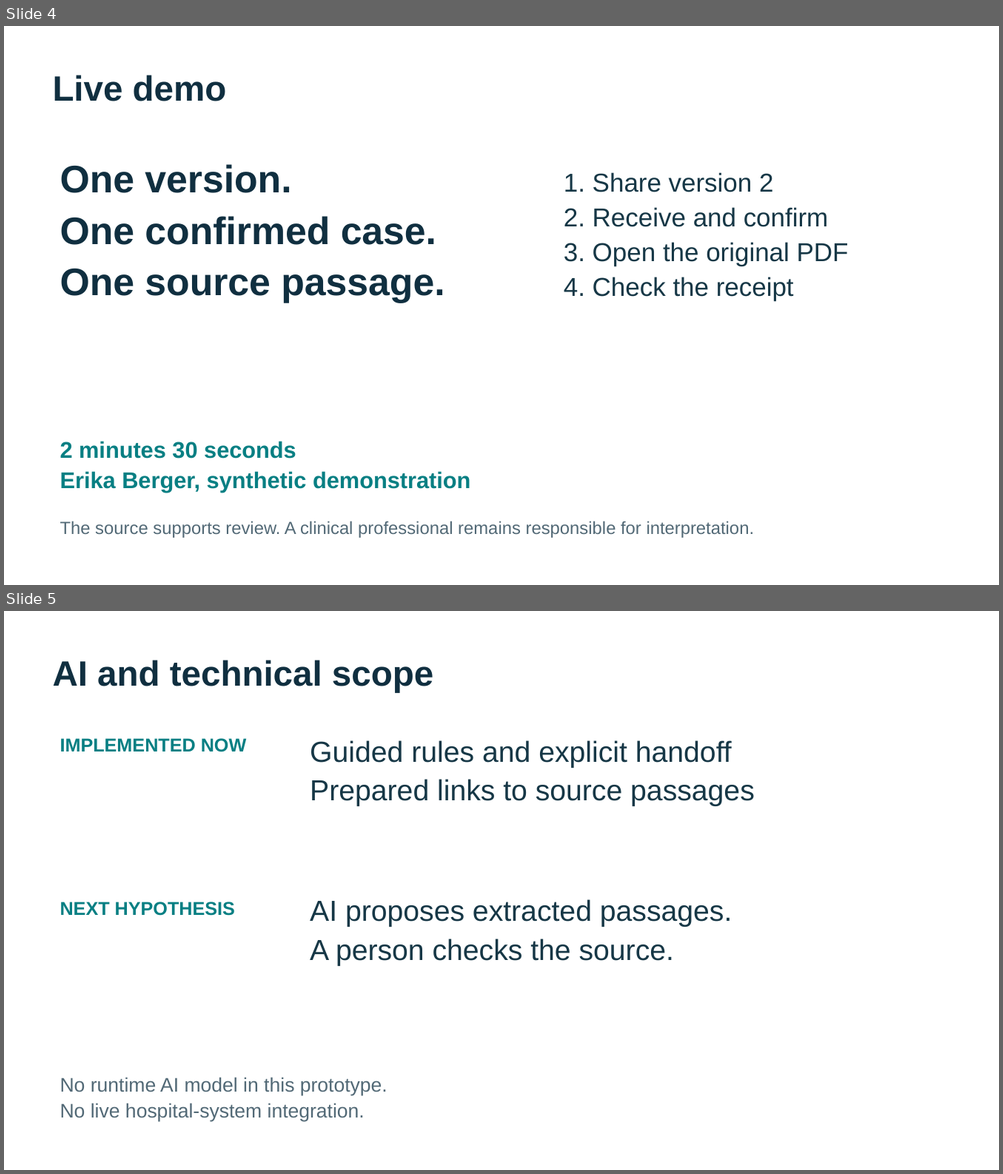
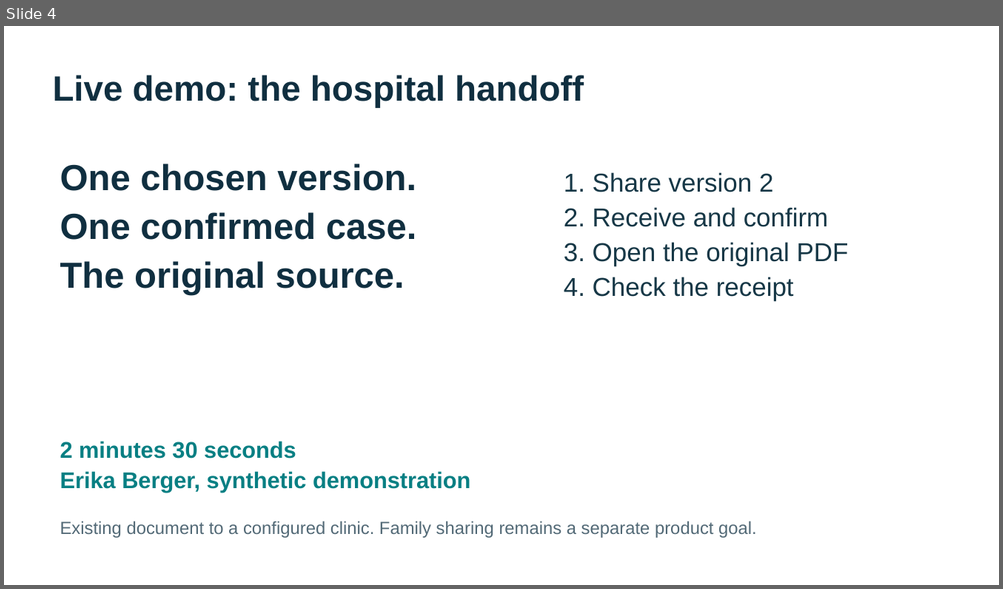
Before and after one commit to DucAnh0075/leuphana_hackathon, a slide deck: docs/pitch/Vorsorge-pitch.pptx. Shown one above the other, each under a label of ours: slides 4 and 5 before the commit, slide 4 after it. The pictures are 1003x1174 and 1003x589 pixels, drawn with LibreOffice and Linux fonts; fonts in the diff are those of the drawing. Boxes give left, top, right and bottom in pixels: in the first picture for what was removed or moved away, otherwise in the second. Text is boxed around its words. In the diff, an @@ line names an element or a change of style, - is before the commit and + after.

```diff
--- a/docs/pitch/Vorsorge-pitch.pptx
+++ b/docs/pitch/Vorsorge-pitch.pptx
@@ slide 5 removed at <box>4,611,999,1170</box>, background #FFFFFF @@
@@ text removed at <box>53,660,433,693</box> @@
-AI and technical scope
@@ text removed at <box>60,738,247,752</box> @@
-IMPLEMENTED NOW
@@ text removed at <box>310,741,754,806</box> @@
-Guided rules and explicit handoff
-Prepared links to source passages
@@ text removed at <box>60,902,235,916</box> @@
-NEXT HYPOTHESIS
@@ text removed at <box>310,900,732,966</box> @@
-AI proposes extracted passages.
-A person checks the source.
@@ text removed at <box>60,1077,387,1122</box> @@
-No runtime AI model in this prototype.
-No live hospital-system integration.
@@ slide 4 changed as well @@
@@ text at <box>53,75,583,108</box>: text changed @@
-Live demo
+Live demo: the hospital handoff
@@ text at <box>60,164,416,191</box>: text changed; size 37 to 35 pt @@
-One version.
+One chosen version.
@@ text at <box>60,212,417,240</box>: size 37 to 35 pt in "One confirmed case." @@
@@ text at <box>60,261,404,295</box>: text changed; size 37 to 35 pt @@
-One source passage.
+The original source.
@@ text at <box>60,521,757,538</box>: text changed @@
-The source supports review. A clinical professional remains responsible for interpretation.
+Existing document to a configured clinic. Family sharing remains a separate product goal.
```
Also in this commit, not shown: 7 other slides changed, 3 slides added, 2 other slides removed, 5 other files.
